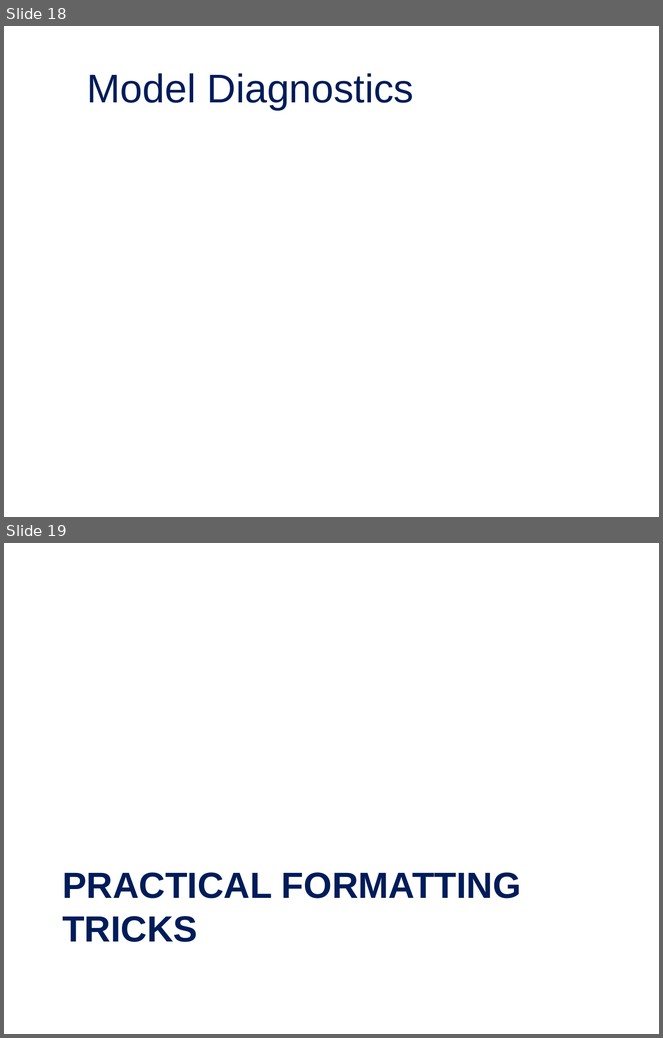
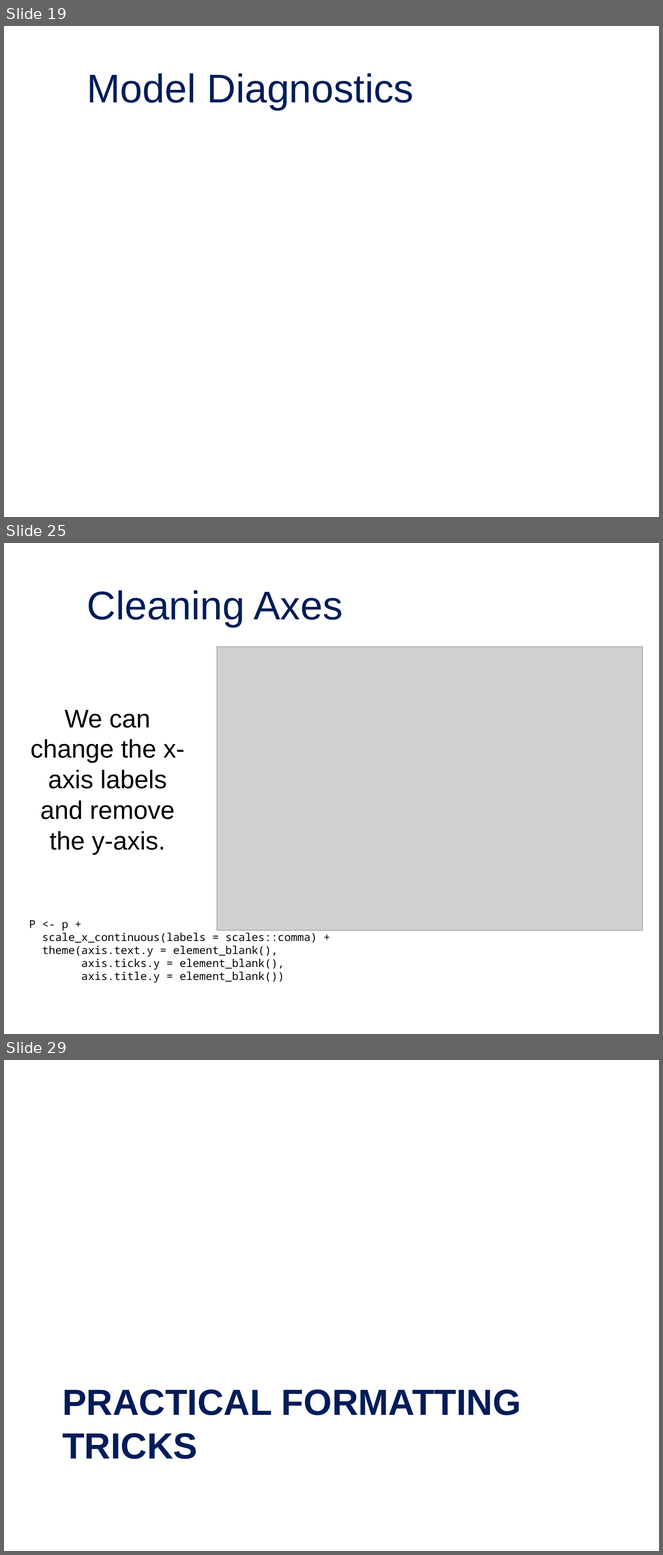
Before and after one commit to jordan-bonner/CAS_Spr23, a slide deck: Presentation Slides/Effective Data Visualization for Actuaries.pptx. Shown one above the other, each under a label of ours: slides 18 and 19 before the commit, slides 19, 25 and 29 after it; the slides between them are not shown. The pictures are 663x1038 and 663x1555 pixels, drawn with LibreOffice and Linux fonts; fonts in the diff are those of the drawing; grey boxes stand for pictures; background and template pictures are left out. Boxes give left, top, right and bottom in pixels: in the first picture for what was removed or moved away, otherwise in the second. Text is boxed around its words. In the diff, an @@ line names an element or a change of style, - is before the commit and + after.

Commit message:
Adding Severity Plots & Plots with 2 Axes

```diff
--- a/Presentation Slides/Effective Data Visualization for Actuaries.pptx
+++ b/Presentation Slides/Effective Data Visualization for Actuaries.pptx
@@ slide 25 added at [4, 543, 659, 1034], background picture (left out) @@
@@ title added at [87, 590, 343, 627], 44 pt, text #001C59 @@
+Cleaning Axes
@@ picture added at [217, 646, 643, 930] @@
@@ text added at [31, 710, 185, 855], 28 pt, text #000000 @@
+We can change the x-axis labels and remove the y-axis.
@@ text added at [29, 921, 317, 983], 12 pt, text #000000 @@
+P <- p +
+scale_x_continuous(labels = scales::comma) +
+theme(axis.text.y = element_blank(),
+axis.ticks.y = element_blank(),
+axis.title.y = element_blank())
@@ what was slide 18 is now slide 19 @@
@@ what was slide 19 is now slide 29 @@
```
Also in this commit, not shown: 11 other slides added, 3 slides removed, 14 other files.
